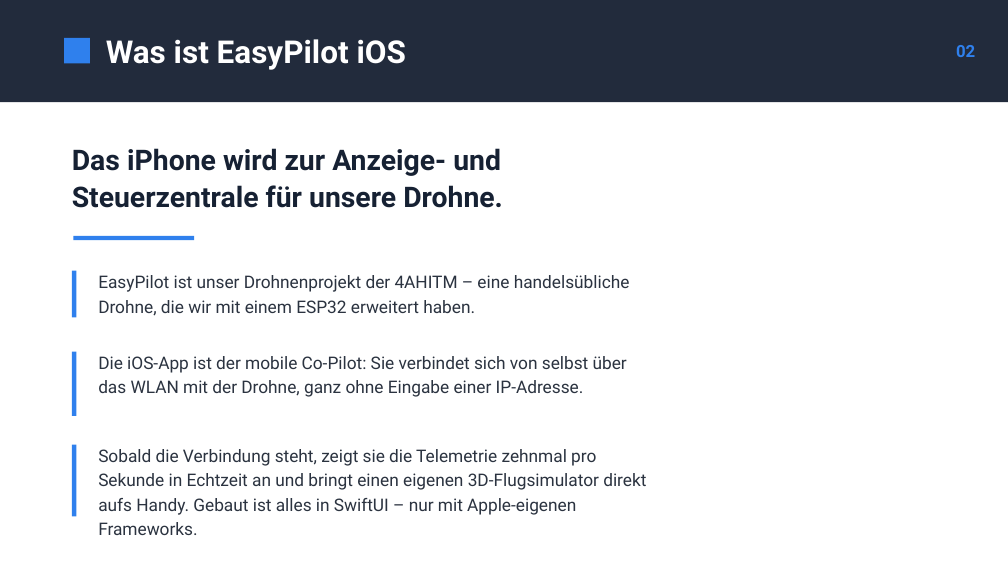
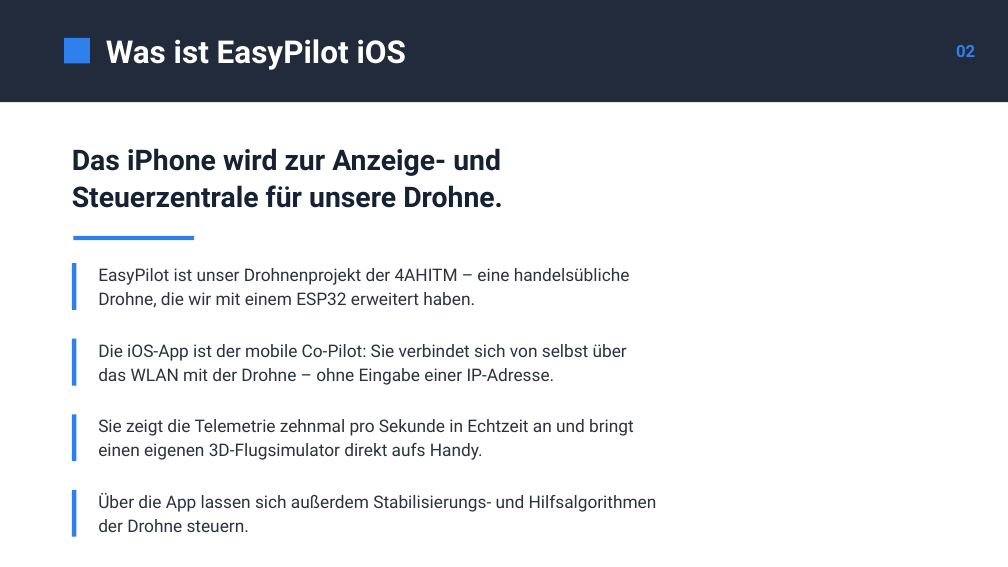
Before and after one commit to 2526-4ahitm-itp/2526-4ahitm-easypilot, a slide deck: slide 2 of docs/presentation-ios/EasyPilot-iOS.pptx. Drawn at 1008x567 pixels with LibreOffice and Linux fonts; fonts in the diff are those of the drawing. Boxes give left, top, right and bottom in pixels: in the first picture for what was removed or moved away, otherwise in the second. Text is boxed around its words. In the diff, an @@ line names an element or a change of style, - is before the commit and + after.

```diff
--- a/docs/presentation-ios/EasyPilot-iOS.pptx
+++ b/docs/presentation-ios/EasyPilot-iOS.pptx
@@ rectangle: place and size @@
-rectangle at box(72, 271, 76, 318)
+rectangle at box(72, 263, 76, 310)
@@ text "EasyPilot ist unser Drohnenprojekt der ...": place and size @@
-text "EasyPilot ist unser Drohnenprojekt der ..." at box(98, 275, 630, 316)
+text "EasyPilot ist unser Drohnenprojekt der ..." at box(98, 268, 630, 308)
@@ rectangle: place and size @@
-rectangle at box(72, 352, 76, 416)
+rectangle at box(72, 339, 76, 386)
@@ text at box(98, 344, 627, 385): text changed @@
-Die iOS-App ist der mobile Co-Pilot: Sie verbindet sich von selbst über das WLAN mit der Drohne, ganz ohne Eingabe einer IP-Adresse.
+Die iOS-App ist der mobile Co-Pilot: Sie verbindet sich von selbst über das WLAN mit der Drohne – ohne Eingabe einer IP-Adresse.
@@ rectangle: place and size @@
-rectangle at box(72, 445, 76, 516)
+rectangle at box(72, 414, 76, 461)
@@ text at box(98, 419, 634, 460): text changed @@
-Sobald die Verbindung steht, zeigt sie die Telemetrie zehnmal pro Sekunde in Echtzeit an und bringt einen eigenen 3D-Flugsimulator direkt aufs Handy. Gebaut ist alles in SwiftUI – nur mit Apple-eigenen Frameworks.
+Sie zeigt die Telemetrie zehnmal pro Sekunde in Echtzeit an und bringt einen eigenen 3D-Flugsimulator direkt aufs Handy.
@@ rectangle added at box(72, 490, 76, 537), fill #2F80ED @@
@@ text added at box(98, 493, 657, 532), 16.5 pt, text #2B3340 @@
+Über die App lassen sich außerdem Stabilisierungs- und Hilfsalgorithmen der Drohne steuern.
```
Also in this commit, not shown: 5 other files.
